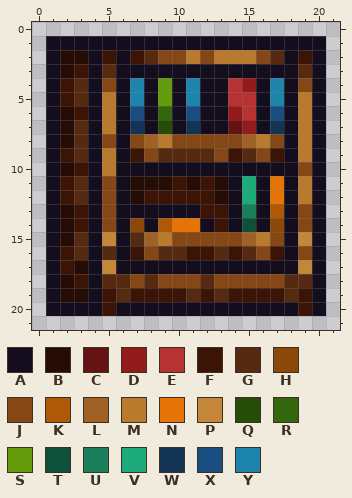
Pixel-art sprite: Entities/Misc/Decor/Bookshelf/Bookshelf.png. The picture above was drawn from the file before the commit.
The file is 22x22 pixels.
Palette (. is transparent): A #130d1d  B #250c04  C #651212  D #941b1b  E #b73333  F #3b1406  G #552a11  H #8c4808  J #844715  K #af5907  L #9f6125  M #ba7a2e  N #e67306  P #c4873a  Q #264c0a  R #33660d  S #649b0d  T #0f503b  U #187e5c  V #1dab7c  W #133455  X #1a4e83  Y #1d85ab
And afterwards:
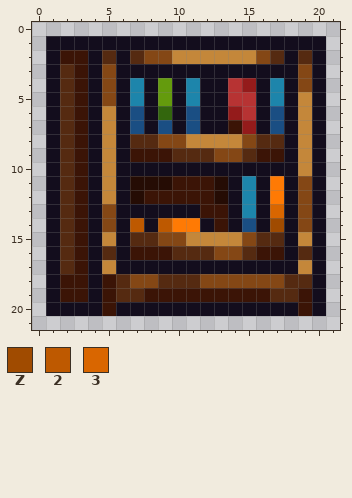
Colours new in this view: Z #a04b00  2 #be5900  3 #d96600
Changes in this commit:
colour N: #e67306 -> #ff7a04
Changed rows in their new state; - is a pixel that keeps its letter.
first column x 2:
 2 FF-G-GJ-PPPPPP---G
 3 G--J-------------J
 4 GF----------------
 5 GF-J-------------P
 6 G--P-------------P
 7 GF-P-X-X-X--F--X-P
 8 GF-P-GGJ-PPPPJGG-P
 9 GF-P--FF----J-F--P
10 G--P-------------P
11 GF-P-----F---Y---J
12 GF-P---------Y---J
13 G------------Y-3--
14 G----2-2-----X-Z--
15 GF----GJ-PPPPJGG--
16 GF----FF-GGJJ-F--G
17 GF----------------
18 F--F--JGGGJ-------
19 FF---G---F-F---G--
